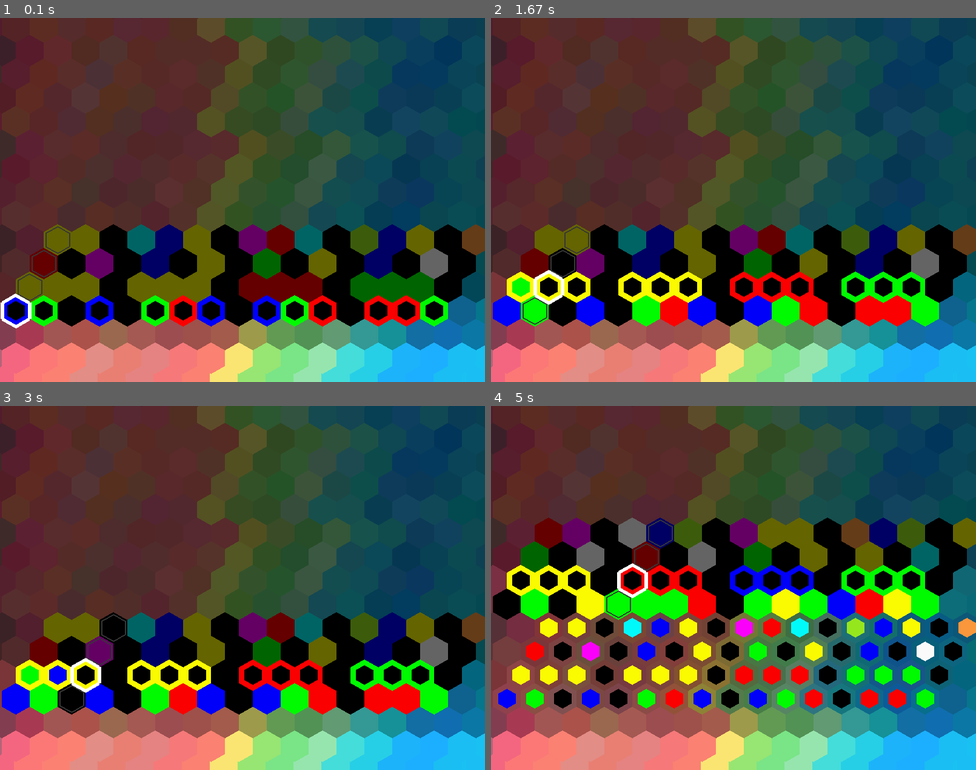
Above: before the commit, frames 1-4 (two rows, left to right).
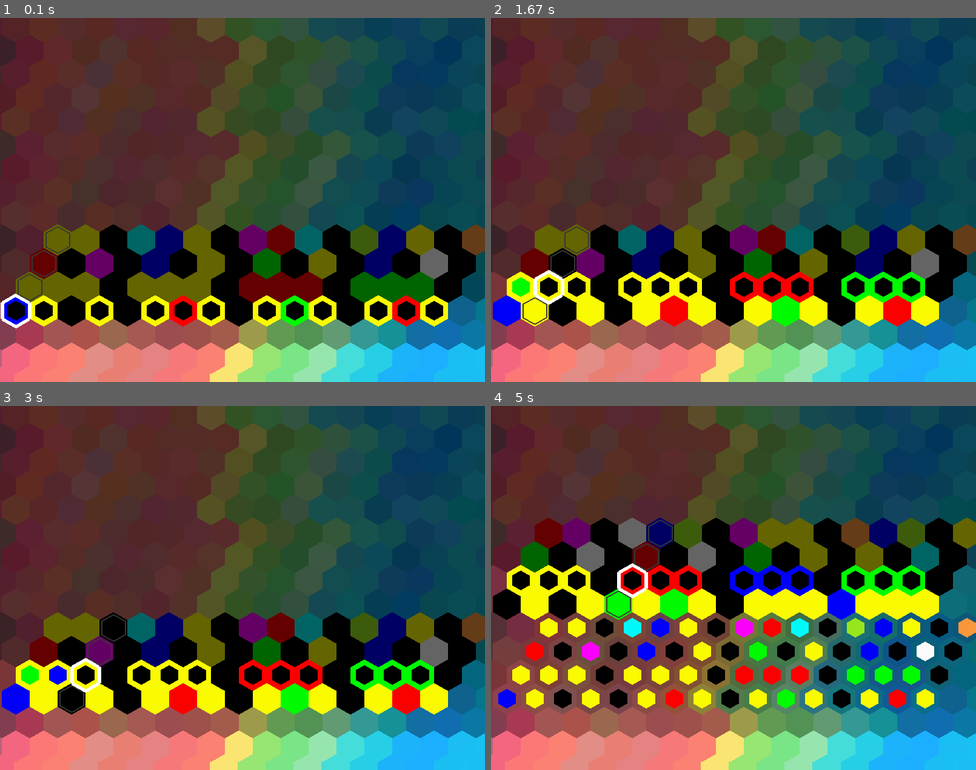
Above: after the commit, the same moments.

Repository: threeup/pygame-beat
Game: pygame game, started from main.py
Two runs of this game, one before a commit and one after it. Both use one fixed random seed, a clock stepped at 60 frames per second and the inputs below.
Inputs:
- Up to frame 1 (0.1 s): no input
- Up to frame 2 (1.67 s): tap Enter at 0.33 s; tap Y at 0.67 s; tap G at 1 s
- Up to frame 3 (3 s): tap B at 2.47 s
- Up to frame 4 (5 s): tap Enter at 3.93, 4.33, 4.63, 4.9 s

The runs differ from the first frame. In frame 1, 1.8% of the frame differs, in the area x 6-93%, y 76-85%; in frame 2, 2.9%; in frame 3, 3.0%; in frame 4, 3.8%, in the area x 6-93%, y 50-84%.

Commit message:
yellow equal yellow

Diff:
--- a/answerctrlr.py
+++ b/answerctrlr.py
@@ -73,7 +73,7 @@
                     # beat every other
                     if s % 2 == 1:
                         col = random.randint(0, 3)
-                        self.answer[r][s] = 1 << col
+                        self.answer[r][s] = 5#1 << col
                     else:
                         col = random.randint(0, 6)
                         if col <= 3:
--- a/canvasctrlr.py
+++ b/canvasctrlr.py
@@ -49,11 +49,25 @@
                 self.clear(row, step)
 
     def read(self, row, step):
+
+        if row >= len(self.grid):
+            print("bad row",row)
+            return 0
+        if row >= len(self.grid[row]):
+            print("bad step",step)
+            return 0
         return self.grid[row][step]
 
     def mark_row(self, row, answer):
+        if row >= len(self.grid) or row >= len(answer):
+            print("bad row",row)
+            return
+
         for s in range(self.steps):
-            self.grid[row][s] = answer[row][s]
+            if s >= len(self.grid[row]) or s >= len(answer[row]):
+                print("bads",s)
+            else:
+                self.grid[row][s] = answer[row][s]
 
     def check_answer(self, row, answer):
         hit = 0
@@ -61,12 +75,15 @@
         miss = 0
         for s in range(self.steps):
             if self.grid[row][s] != answer[row][s]:
-                self.grid[row][s] = 0
-                if answer[row][s] == 0:
-                    extra += 1
+                if self.grid[row][s] == 5 and answer[row][s] == 2 or self.grid[row][s] == 2 and answer[row][s] == 5:
+                    hit += 1
                 else:
-                    print("miss",s,answer[row][s])
-                    miss += 1
+                    self.grid[row][s] = 0
+                    if answer[row][s] == 0:
+                        extra += 1
+                    else:
+                        print("miss",s,answer[row][s])
+                        miss += 1
             else:
                 hit += 1
         print("hit", hit, "extra", extra, "miss", miss)
--- a/musicctrlr.py
+++ b/musicctrlr.py
@@ -37,12 +37,12 @@
 
         for f in flare_sound_files:
             snd = pygame.mixer.Sound(f)
-            snd.set_volume(0.12)
+            snd.set_volume(0.03)
             self.current_sounds.append(snd)
 
         for f in extra_sound_files:
             snd = pygame.mixer.Sound(f)
-            snd.set_volume(0.14)
+            snd.set_volume(0.04)
             self.current_sounds.append(snd)
 
 
